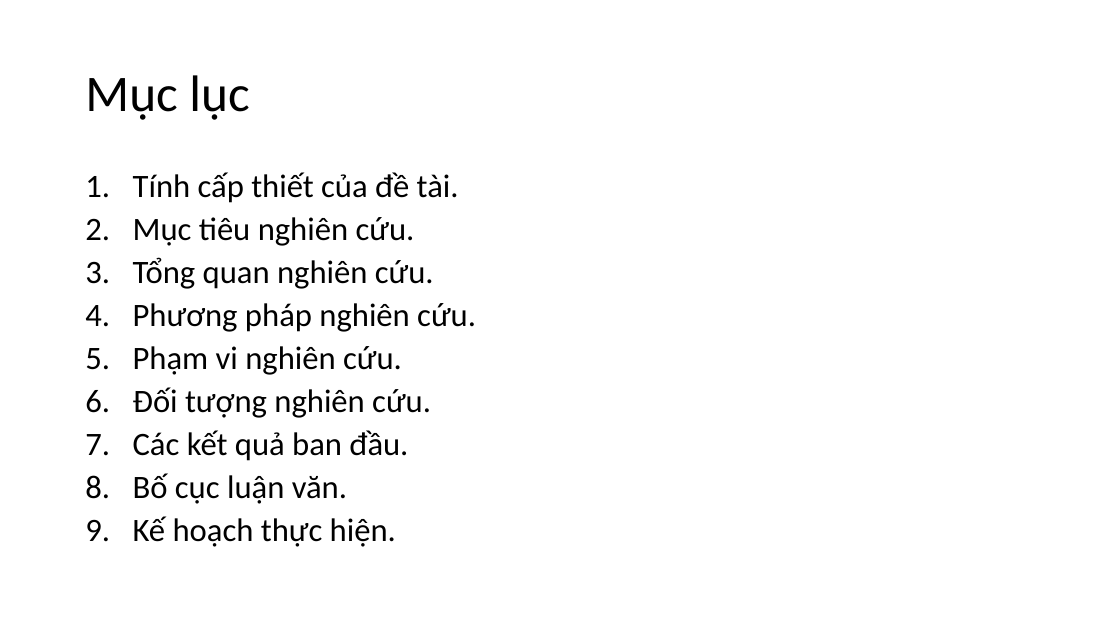
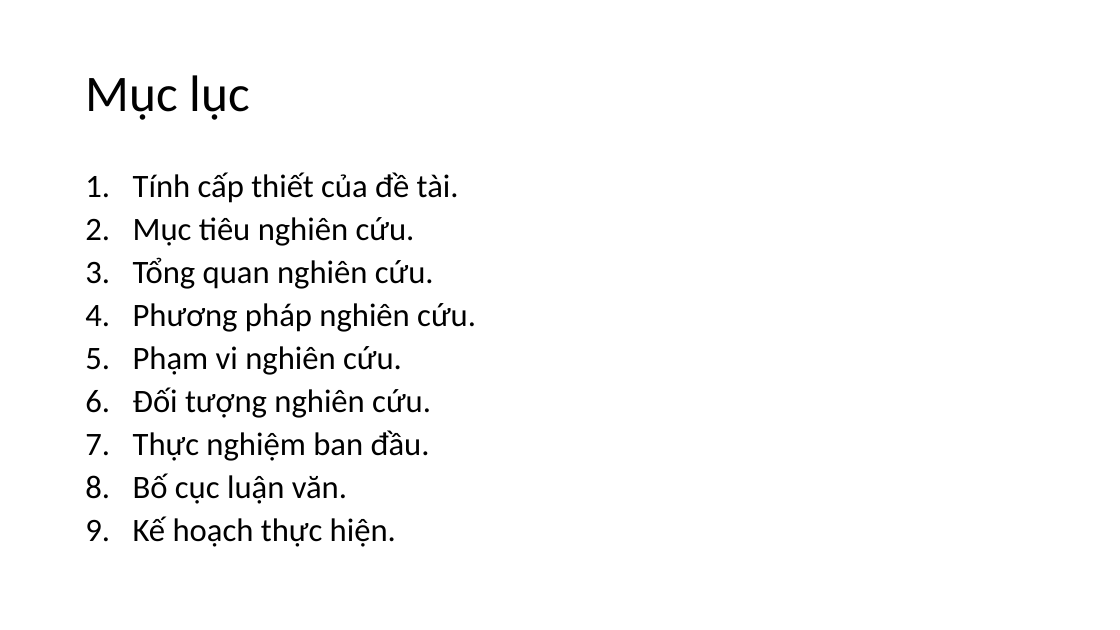
Before and after one commit to nguyenduyhanlam/Improving-Vietnamese-English-neural-machine-translation-with-guiding-word-alignments, a slide deck: slide 5 of dcct.pptx. Drawn at 1120x630 pixels with LibreOffice and Linux fonts; fonts in the diff are those of the drawing. Boxes give left, top, right and bottom in pixels: in the first picture for what was removed or moved away, otherwise in the second. Text is boxed around its words. In the diff, an @@ line names an element or a change of style, - is before the commit and + after.

```diff
--- a/dcct.pptx
+++ b/dcct.pptx
@@ text at (x1=133, y1=430, x2=430, y2=461): text changed @@
-7. Các kết quả ban đầu.
+7. Thực nghiệm ban đầu.
```
Also in this commit, not shown: 5 other slides changed, 13 slides added.
